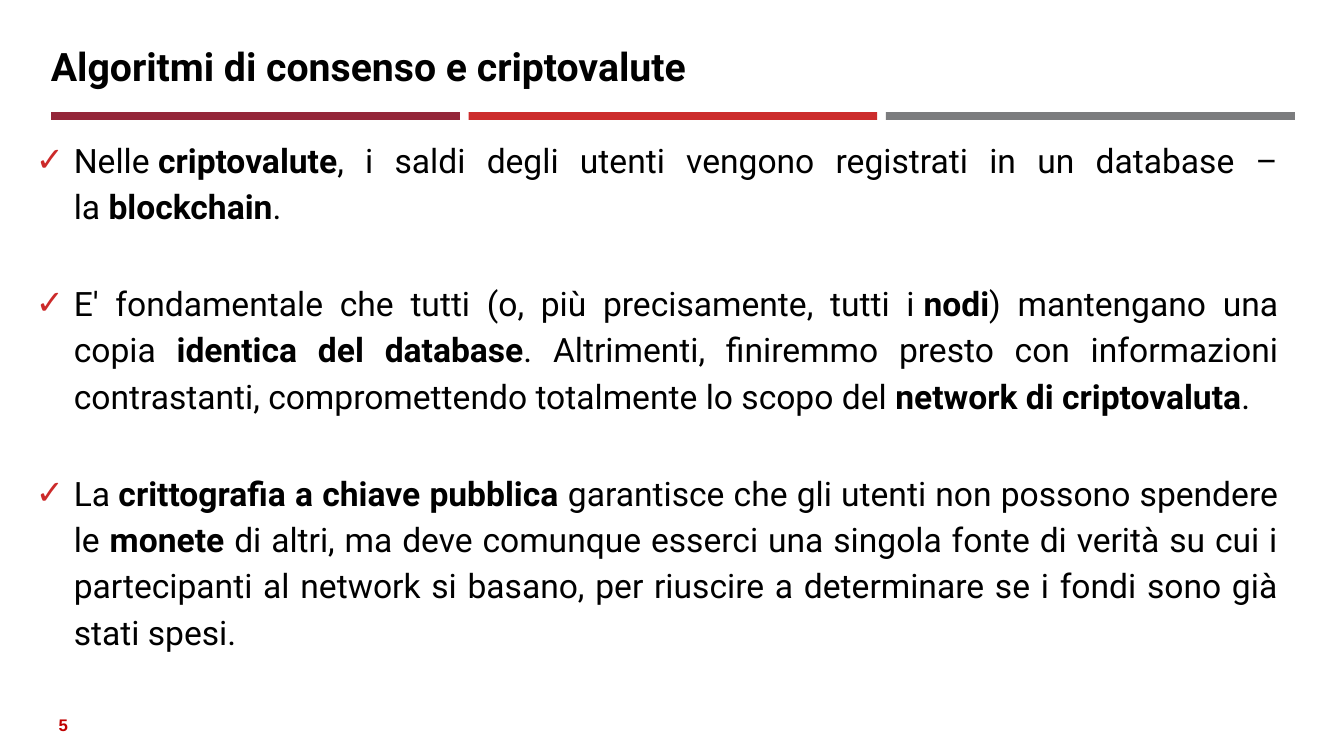
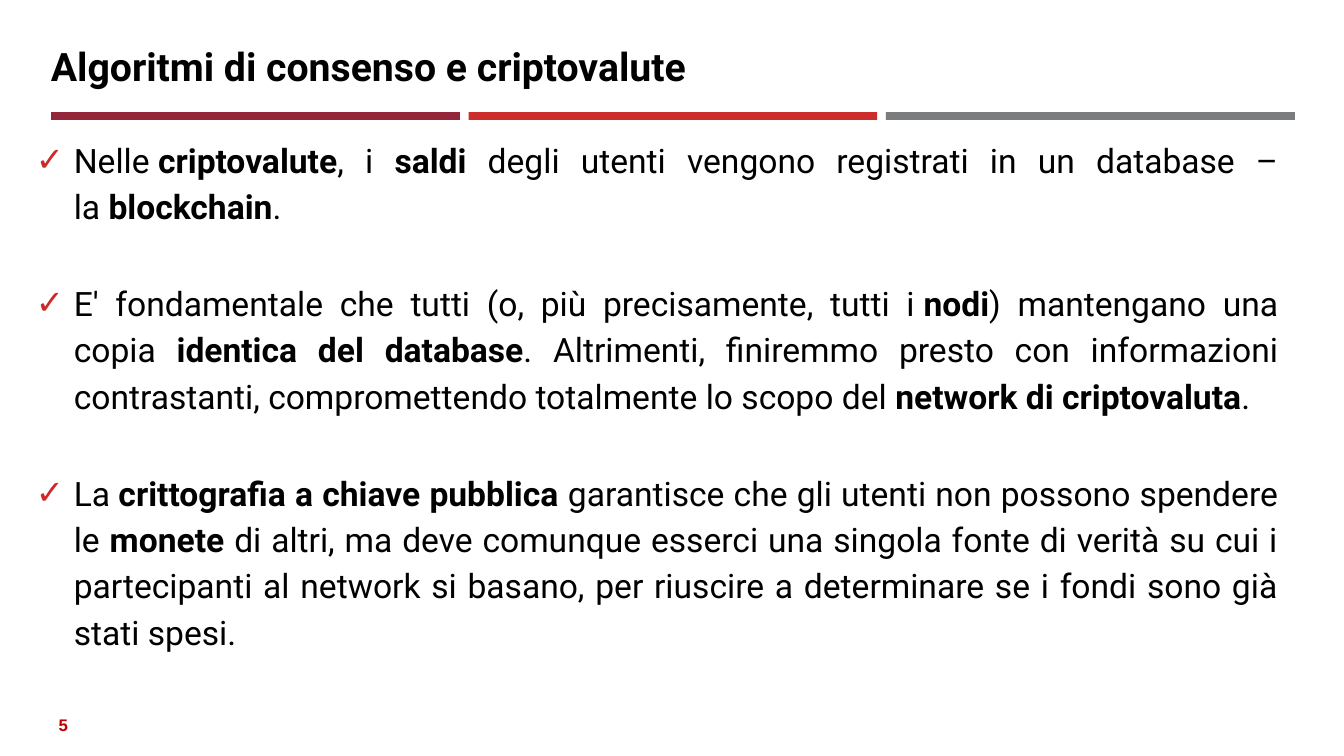
Before and after one commit to neural1977/data_science_interview_material, a slide deck: slide 5 of Assicurazioni/Algoritmi di consenso distribuito_ita.pptx. Drawn at 1344x756 pixels with LibreOffice and Linux fonts; fonts in the diff are those of the drawing. Boxes give left, top, right and bottom in pixels: in the first picture for what was removed or moved away, otherwise in the second. Text is boxed around its words. In the diff, an @@ line names an element or a change of style, - is before the commit and + after.

```diff
--- a/Assicurazioni/Algoritmi di consenso distribuito_ita.pptx
+++ b/Assicurazioni/Algoritmi di consenso distribuito_ita.pptx
@@ text at (74, 147, 1235, 220): bold on in "saldi" @@
```
Also in this commit, not shown: 2 other slides changed, 5 other files.
